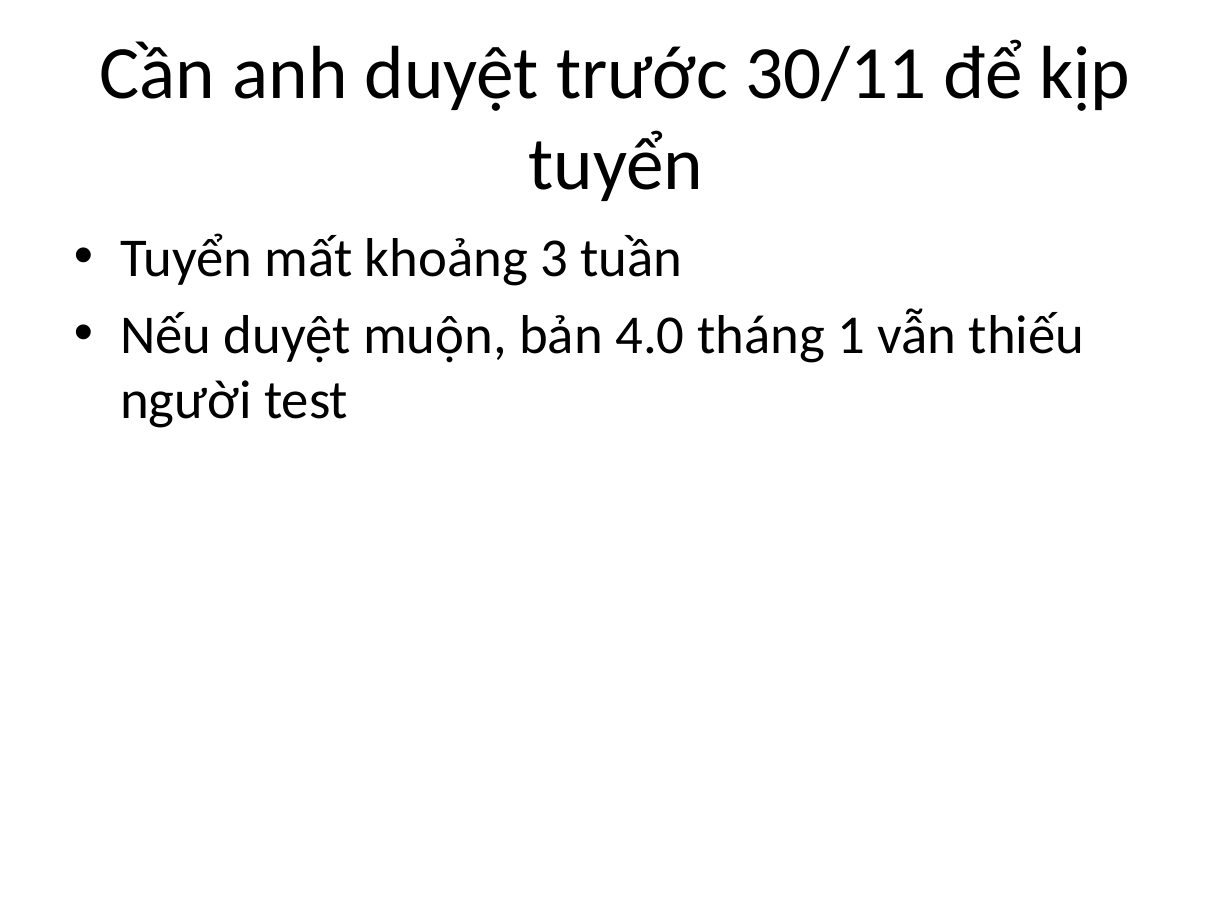
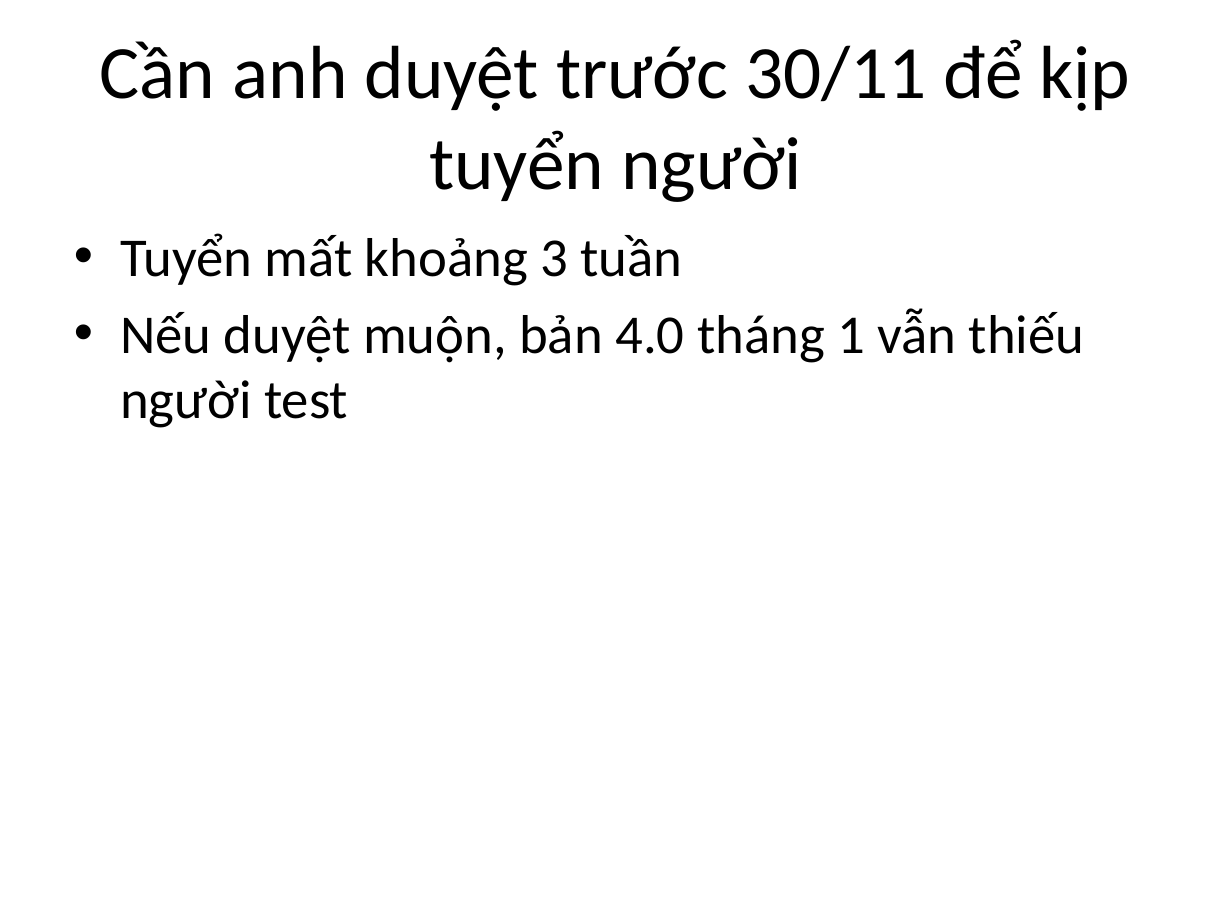
Before and after one commit to anhnx000/viet-nhu-nguoi, a slide deck: slide 4 of examples/slide-sau.pptx. Drawn at 1232x924 pixels with LibreOffice and Linux fonts; fonts in the diff are those of the drawing. Boxes give left, top, right and bottom in pixels: in the first picture for what was removed or moved away, otherwise in the second. Text is boxed around its words. In the diff, an @@ line names an element or a change of style, - is before the commit and + after.

```diff
--- a/examples/slide-sau.pptx
+++ b/examples/slide-sau.pptx
@@ title at <box>100,39,1131,202</box>: text changed @@
-Cần anh duyệt trước 30/11 để kịp tuyển
+Cần anh duyệt trước 30/11 để kịp tuyển người
```
Also in this commit, not shown: 2 other slides changed, 14 other files.
